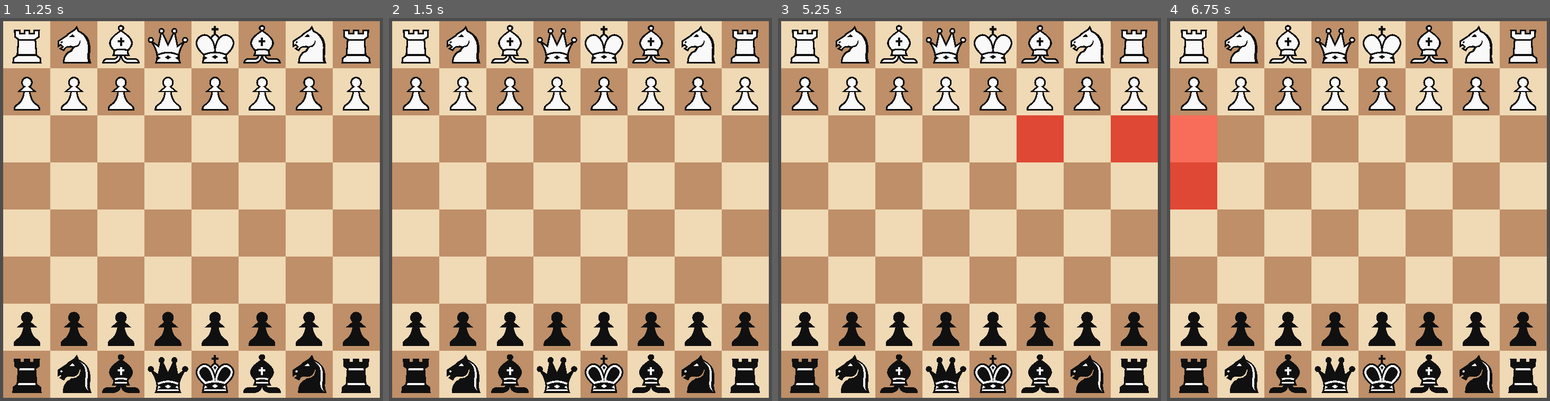
Above: before the commit, frames 1-4 (left to right).
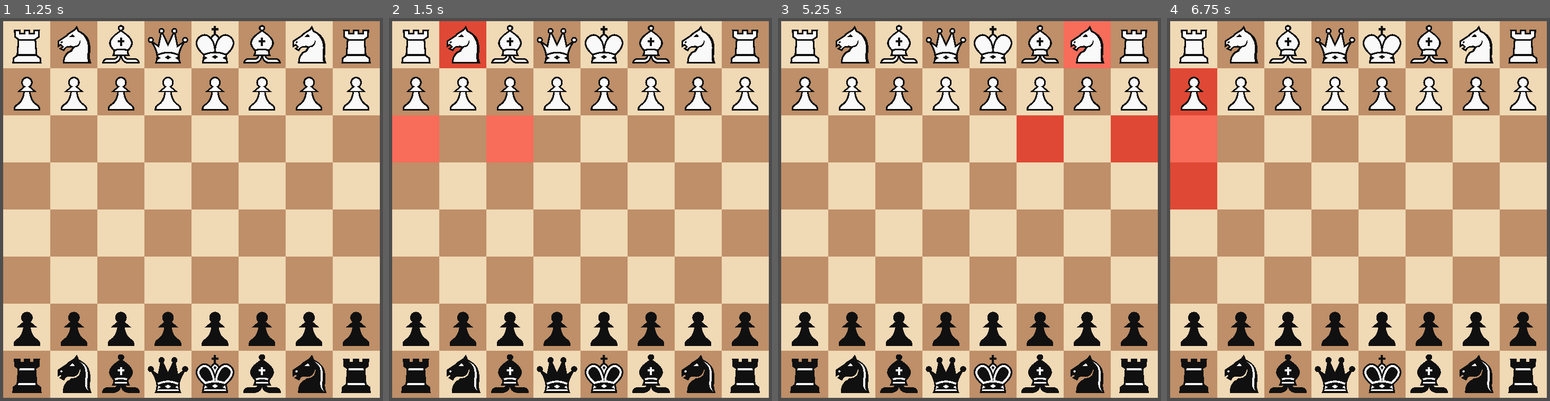
Above: after the commit, the same moments.

Repository: imaducklol/chess
Game: Godot game, scene res://main.tscn
Same seed, same stepped clock (60 frames per second), same inputs: the game is played once before the commit and once after it.
Inputs (mouse positions are in pixels of both pictures, inside the frame that each line leads up to):
- Up to frame 1 (1.25 s): click (26, 44) at 0.52 s
- Up to frame 2 (1.5 s): click (461, 44) at 1.27 s
- Up to frame 3 (5.25 s): click (900, 44) at 2.02 s; click (946, 44) at 2.77 s; click (992, 44) at 3.52 s; click (1038, 44) at 4.27 s; click (1088, 44) at 5.02 s
- Up to frame 4 (6.75 s): click (1523, 44) at 5.77 s; click (1193, 90) at 6.52 s

Frame 1 is identical in both runs. In frame 2, 4.0% of the frame differs, in the area x 0-38%, y 0-38%; in frame 3, 0.9%; in frame 4, 1.2%.

Commit message:
Removed debug prints and deleted unused files

Diff:
--- a/scripts/board.gd
+++ b/scripts/board.gd
@@ -17,7 +17,6 @@
 	board_helper.load_from_fen(board, turn, "rnbqkbnr/pppppppp/8/8/8/8/PPPPPPPP/RNBQKBNR w KQkq - 0 1", board_updated)
 	#board_helper.load_from_fen(board, turn, "rnbqkbnr/pp1ppppp/8/2p5/4P3/8/PPPP1PPP/RNBQKBNR w KQkq c6 0 2", board_updated)
 	#board_helper.load_from_fen(board, turn, "8/8/8/4Q3/8/8/8/8 w KQkq c6 0 2", board_updated)
-	print(turn)
 
 func move(src: int, dest: int) -> void:
 	var piece := board[src]
@@ -44,9 +43,7 @@
 func get_moves(pos: int) -> Array[int]:
 	var piece := board[pos]
 
-	print(piece.team, " ", turn)
 	if not (piece.team == Piece.Team.WHITE) == turn:
-		print("skipped")
 		return []
 
 	match piece.type:
@@ -116,9 +113,7 @@
 			var dest = pos + diff * mult
 			@warning_ignore("integer_division")
 			var vec_dest = Vector2(dest % 8, dest / 8)
-			print(vec_dest)
 			if abs(vec_dest.x - vec_pos.x) > 1 or abs(vec_dest.y - vec_pos.y) > 1 or not _valid_position(dest):
-				print("stinky king")
 				continue
 			if not _pos_is_ally_of(piece, dest): moves.append(dest)
 
--- a/scripts/board_display.gd
+++ b/scripts/board_display.gd
@@ -40,9 +40,11 @@
 		# Don't select a none piece
 		if (GlobalBoard.board[pos].type == Piece.Type.NONE):
 			return
+		selected_piece_moves = GlobalBoard.get_moves(pos)
+		if selected_piece_moves.size() == 0:
+			return
 		selected_piece = pos
-		selected_piece_moves = GlobalBoard.get_moves(pos)
-		#highlight(pos)
+		highlight(pos)
 		for h_pos: int in selected_piece_moves:
 			highlight(h_pos)
 		for texture_b in display_board:
--- a/scripts/pieces/bishop.gd
+++ /dev/null
@@ -1,9 +0,0 @@
-class_name Bishop
-extends Piece
-
-func _init(piece_team: Team):
-	type = Type.BISHOP
-	team = piece_team
-
-func valid_moves(board: Array) -> Array:
-	return []
--- a/scripts/pieces/king.gd
+++ /dev/null
@@ -1,9 +0,0 @@
-class_name King
-extends Piece
-
-func _init(piece_team: Team):
-	type = Type.KING
-	team = piece_team
-
-func valid_moves(board: Array) -> Array:
-	return []
--- a/scripts/pieces/knight.gd
+++ /dev/null
@@ -1,9 +0,0 @@
-class_name Knight
-extends Piece
-
-func _init(piece_team: Team):
-	type = Type.KNIGHT
-	team = piece_team
-
-func valid_moves(board: Array) -> Array:
-	return []
--- a/scripts/pieces/none.gd
+++ /dev/null
@@ -1,9 +0,0 @@
-class_name Rook
-extends Piece
-
-func _init(piece_team: Team):
-	type = Type.ROOK
-	team = piece_team
-
-func valid_moves(board: Array) -> Array:
-	return []
--- a/scripts/pieces/pawn.gd
+++ /dev/null
@@ -1,9 +0,0 @@
-class_name Pawn
-extends Piece
-
-func _init(piece_team: Team):
-	type = Type.PAWN
-	team = piece_team
-
-func valid_moves(board: Array) -> Array:
-	return []
--- a/scripts/pieces/queen.gd
+++ /dev/null
@@ -1,9 +0,0 @@
-class_name Queen
-extends Piece
-
-func _init(piece_team: Team):
-	type = Type.QUEEN
-	team = piece_team
-
-func valid_moves(board: Array) -> Array:
-	return []
--- a/scripts/pieces/rook.gd
+++ /dev/null
@@ -1,9 +0,0 @@
-class_name Rook
-extends Piece
-
-func _init(piece_team: Team):
-	type = Type.ROOK
-	team = piece_team
-
-func valid_moves(board: Array) -> Array:
-	return []
